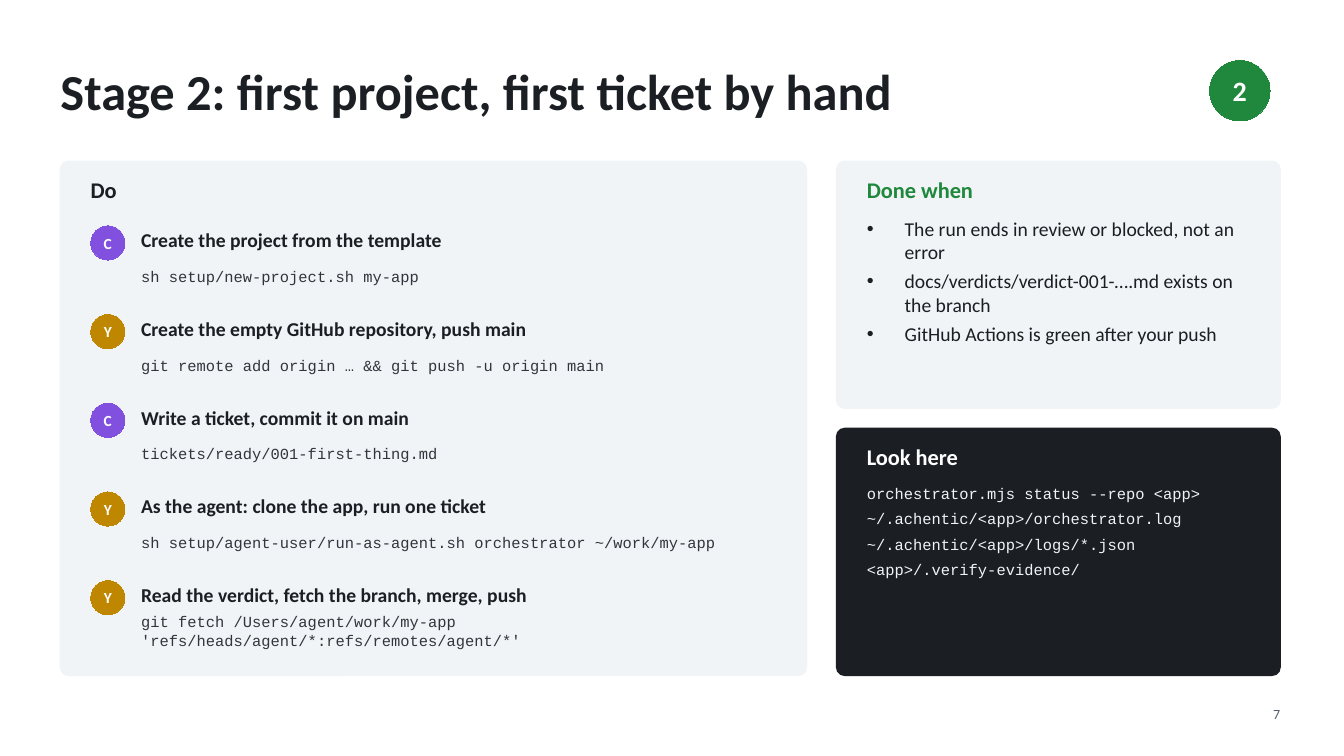
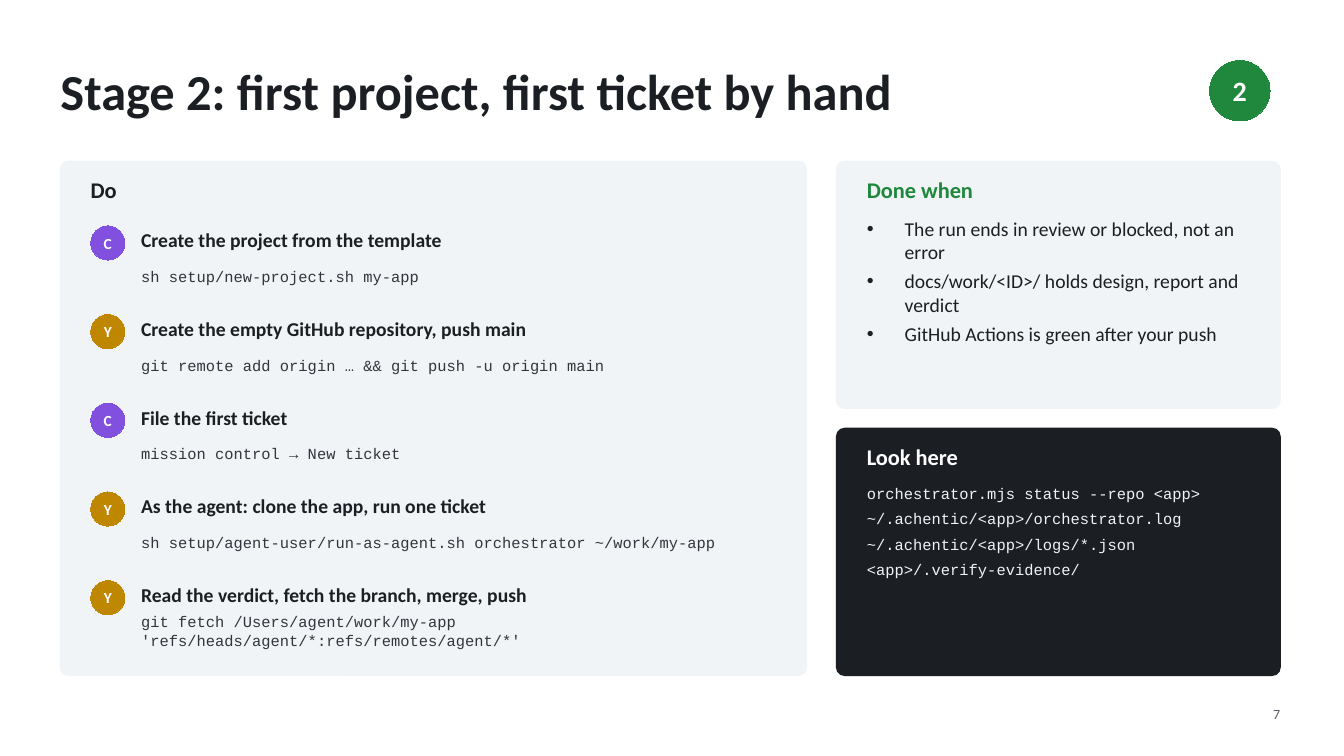
Before and after one commit to Chenophobia/Achentic, a slide deck: slide 7 of Deploy on Mac mini.pptx. Drawn at 1344x756 pixels with LibreOffice and Linux fonts; fonts in the diff are those of the drawing. Boxes give left, top, right and bottom in pixels: in the first picture for what was removed or moved away, otherwise in the second. Text is boxed around its words. In the diff, an @@ line names an element or a change of style, - is before the commit and + after.

```diff
--- a/Deploy on Mac mini.pptx
+++ b/Deploy on Mac mini.pptx
@@ text at <box>905,274,1238,312</box>: text changed @@
-• docs/verdicts/verdict-001-….md exists on the branch
+• docs/work/<ID>/ holds design, report and verdict
@@ text at <box>141,411,287,425</box>: text changed @@
-Write a ticket, commit it on main
+File the first ticket
@@ text at <box>141,448,401,459</box>: text changed @@
-tickets/ready/001-first-thing.md
+mission control → New ticket
```
Also in this commit, not shown: 32 other files.
